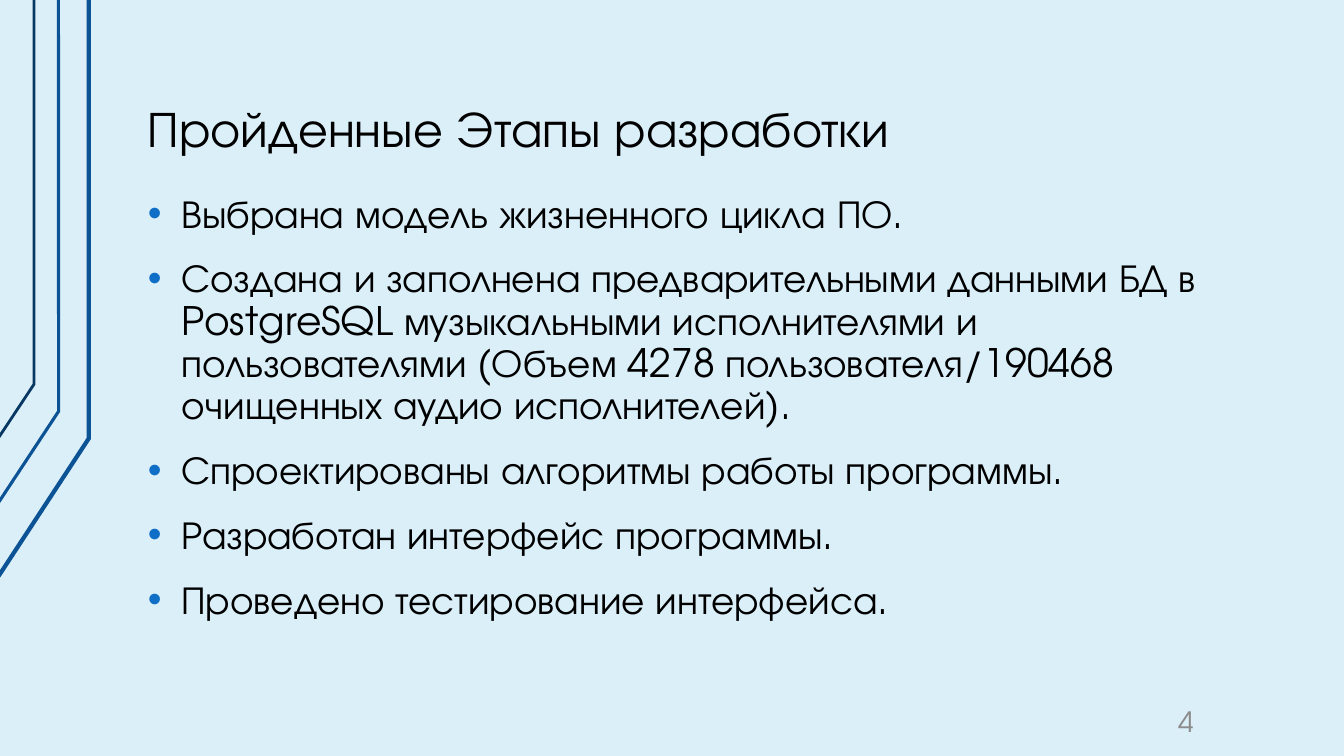
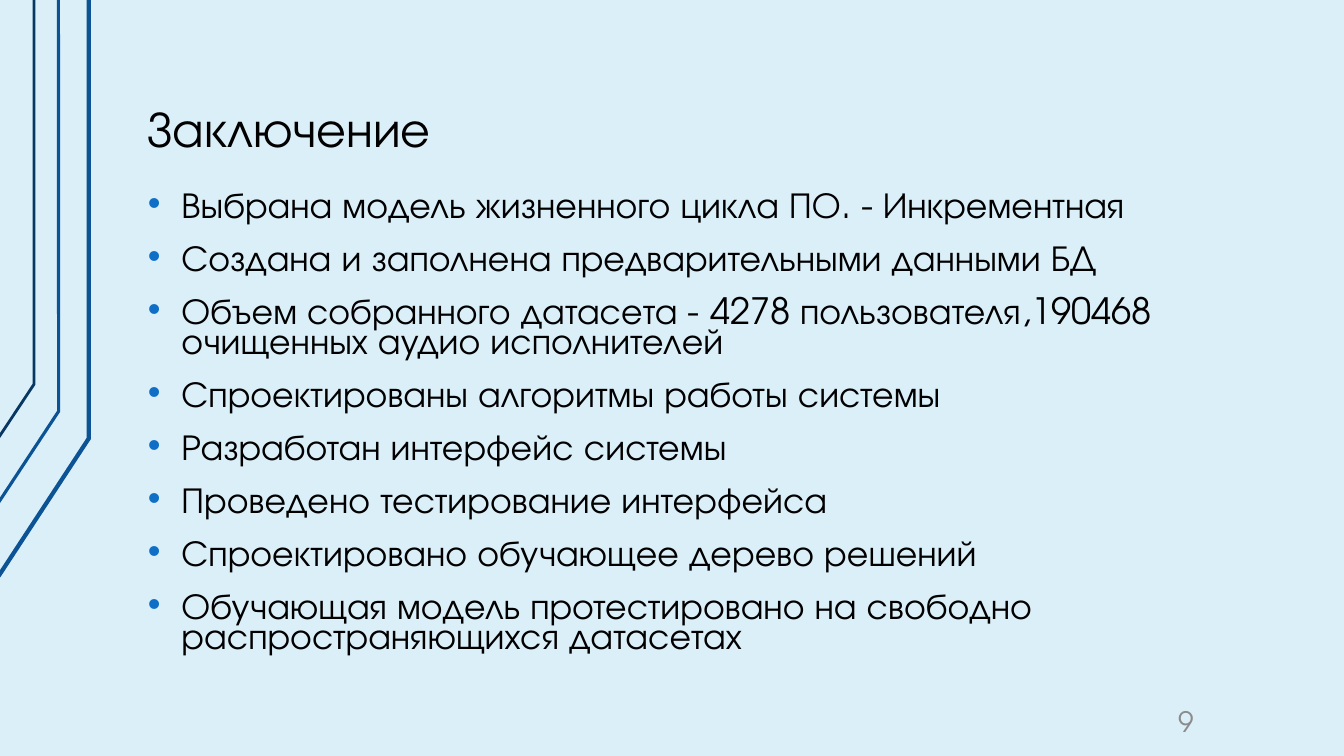
Before and after one commit to Zahar4506/PycharmProjects, a slide deck: slide 9 of pythonParser/Захаров 1541б Предзащита.pptx (slide 4 before the commit). Drawn at 1344x756 pixels with LibreOffice and Linux fonts; fonts in the diff are those of the drawing. Boxes give left, top, right and bottom in pixels: in the first picture for what was removed or moved away, otherwise in the second. Text is boxed around its words. In the diff, an @@ line names an element or a change of style, - is before the commit and + after.

```diff
--- a/pythonParser/Захаров 1541б Предзащита.pptx
+++ b/pythonParser/Захаров 1541б Предзащита.pptx
@@ title at <box>148,112,431,148</box>: text changed @@
-Пройденные Этапы разработки
+Заключение
@@ text at <box>181,193,1152,656</box>: text changed; size 28 to 25.9 pt @@
-• Выбрана модель жизненного цикла ПО.
-• Создана и заполнена предварительными данными БД в PostgreSQL музыкальными исполнителями и пользователями (Объем 4278 пользователя/190468 очищенных аудио исполнителей).
-• Спроектированы алгоритмы работы программы.
-• Разработан интерфейс программы.
-• Проведено тестирование интерфейса.
+• Выбрана модель жизненного цикла ПО. - Инкрементная
+• Создана и заполнена предварительными данными БД
+• Объем собранного датасета - 4278 пользователя,190468 очищенных аудио исполнителей
+• Спроектированы алгоритмы работы системы
+• Разработан интерфейс системы
+• Проведено тестирование интерфейса
+• Спроектировано обучающее дерево решений
+• Обучающая модель протестировано на свободно распространяющихся датасетах
@@ page number at <box>1178,711,1194,732</box>: text changed @@
-4
+9
```
Also in this commit, not shown: 5 other slides changed, 2 slides added, 2 slides removed.
